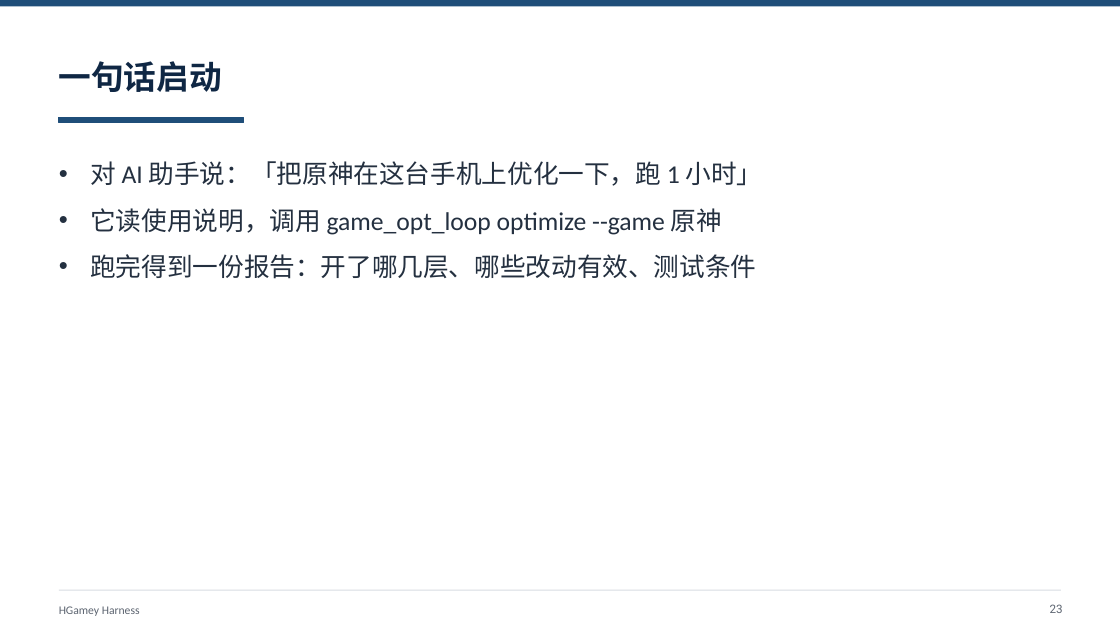
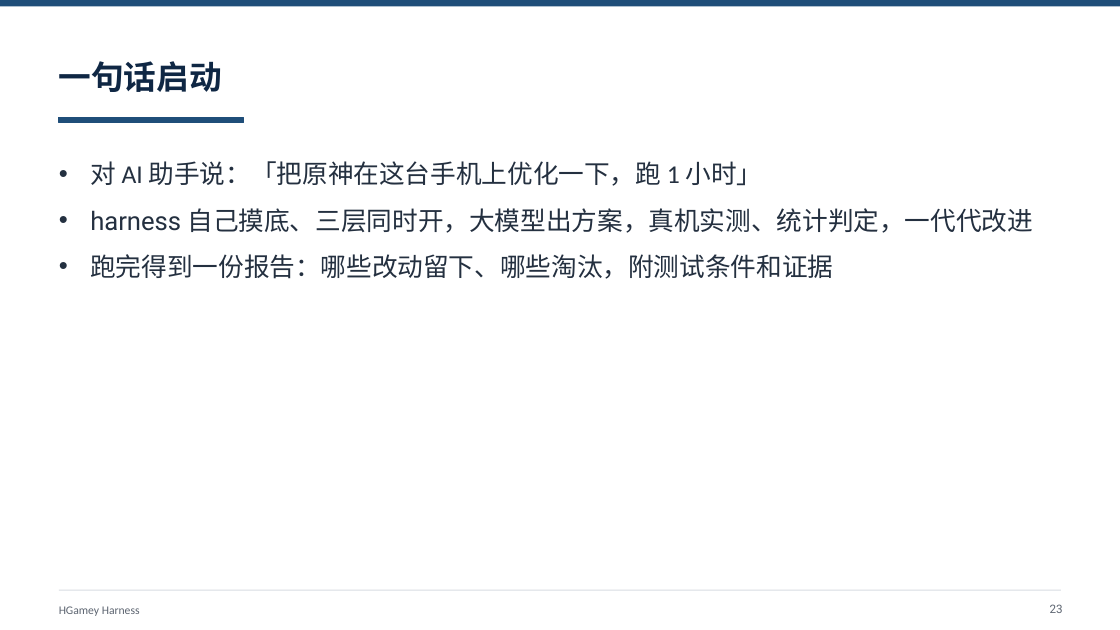
Before and after one commit to HGamey/docs, a slide deck: slide 23 of slides/2026-09-24-HGamey-Harness.pptx. Drawn at 1120x630 pixels with LibreOffice and Linux fonts; fonts in the diff are those of the drawing. Boxes give left, top, right and bottom in pixels: in the first picture for what was removed or moved away, otherwise in the second. Text is boxed around its words. In the diff, an @@ line names an element or a change of style, - is before the commit and + after.

Commit message:
PPT：一句话启动改为完整端到端叙事，新增「端到端：一条命令到一份报告」，更新「接下来」

```diff
--- a/slides/2026-09-24-HGamey-Harness.pptx
+++ b/slides/2026-09-24-HGamey-Harness.pptx
@@ text at bbox=[90, 208, 1034, 279]: text changed @@
-• 它读使用说明，调用 game_opt_loop optimize --game 原神
-• 跑完得到一份报告：开了哪几层、哪些改动有效、测试条件
+• harness 自己摸底、三层同时开，大模型出方案，真机实测、统计判定，一代代改进
+• 跑完得到一份报告：哪些改动留下、哪些淘汰，附测试条件和证据
```
Also in this commit, not shown: 1 other slide changed, 1 slide added.
